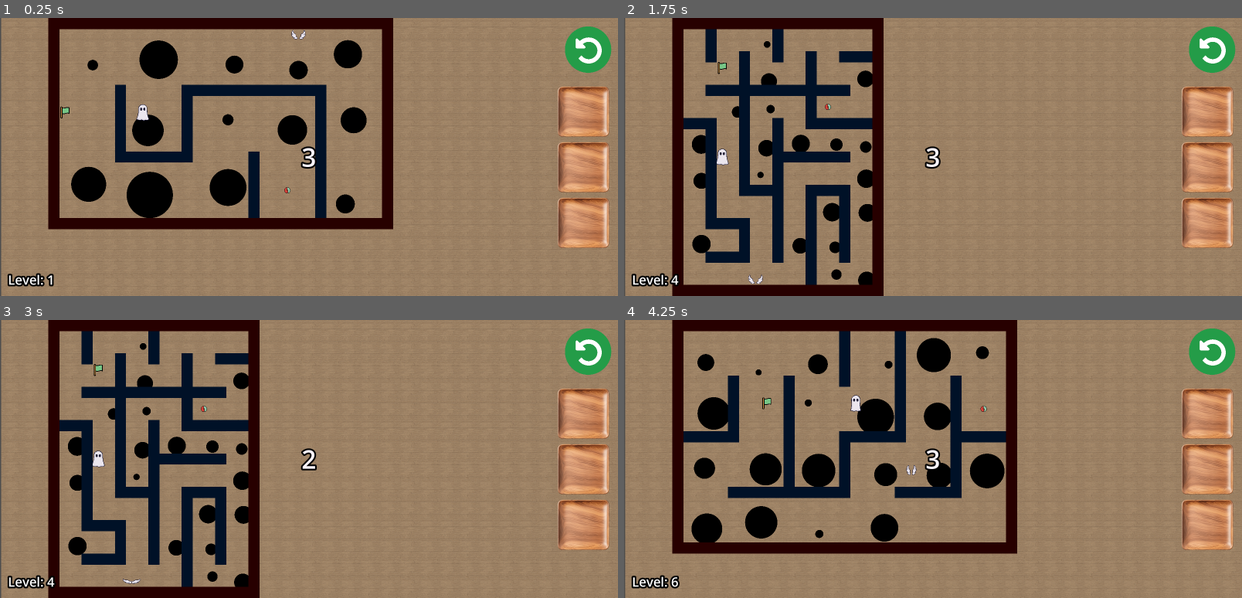
Above: before the commit, frames 1-4 (two rows, left to right).
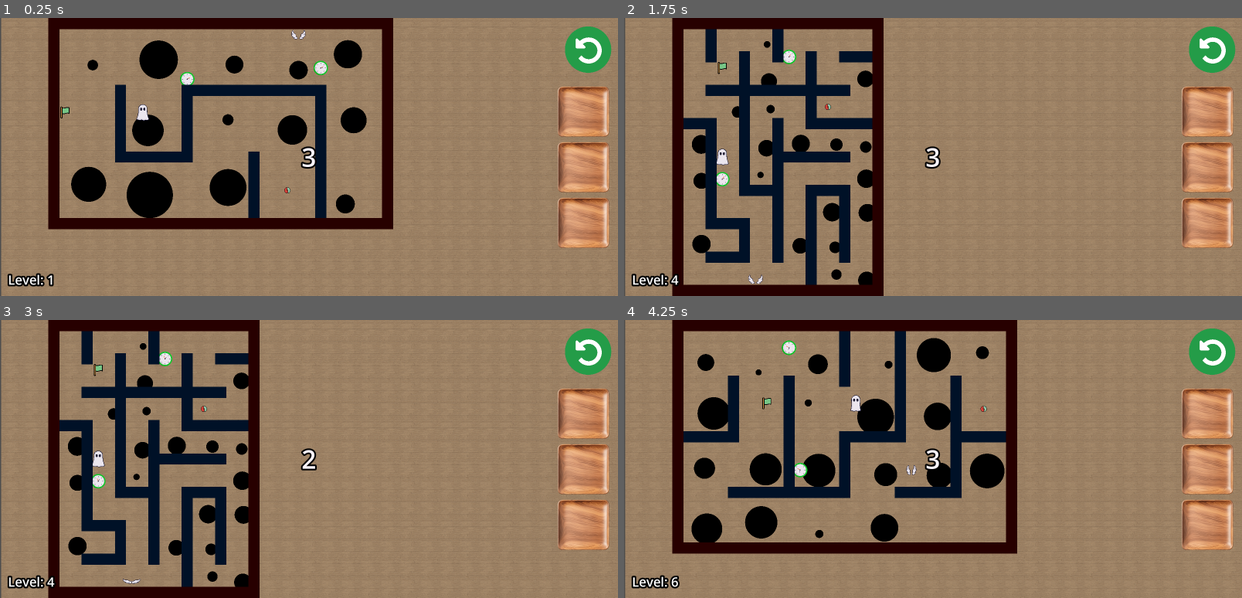
Above: after the commit, the same moments.

Repository: Herovero/GyroMaze
Game: Godot game, scene res://Scenes/main.tscn
The game is run twice, just before and just after one commit, with the same random seed, the same clock (stepped at 60 frames per second) and the same inputs.
Inputs:
- Up to frame 1 (0.25 s): no input
- Up to frame 2 (1.75 s): tap Enter (ui_accept) at 0.5, 0.77, 1.52 s; hold Right (ui_right) 0.53-1.28 s; hold Down (ui_down) from 1.28 s (still down)
- Up to frame 3 (3 s): release Down (ui_down) at 2.03 s; hold Right (ui_right) 2.03-2.78 s; hold Up (ui_up) from 2.78 s (still down)
- Up to frame 4 (4.25 s): tap Enter (ui_accept) at 3.02, 3.77 s; release Up (ui_up) at 3.53 s; hold Left (ui_left) from 3.53 s (still down)

The runs differ from the first frame. In frame 1, 0.2% of the frame differs, in the area x 29-54%, y 15-25%; in frame 2, 0.2%; in frame 3, 0.2%; in frame 4, 0.2%.

Commit message:
Added rng spawn for timer collectible

Diff:
--- a/Scenes/timer.tscn
+++ b/Scenes/collectible_timer.tscn
@@ -344,7 +344,7 @@
 scale = Vector2(0.3, 0.3)
 sprite_frames = SubResource("SpriteFrames_7es44")
 autoplay = "default"
-frame_progress = 0.76682836
+frame_progress = 0.24568936
 
 [node name="CollisionShape2D" type="CollisionShape2D" parent="."]
 shape = SubResource("CircleShape2D_a2df2")
--- a/Scenes/main.tscn
+++ b/Scenes/main.tscn
@@ -14,6 +14,7 @@
 [ext_resource type="PackedScene" uid="uid://ggicmeg7fv1h" path="res://Scenes/powerup_ghost.tscn" id="11_d1ilt"]
 [ext_resource type="PackedScene" uid="uid://bi5snb0ma00j1" path="res://Scenes/powerup_wing.tscn" id="12_6iyac"]
 [ext_resource type="Script" uid="uid://dcaxkqiax2bvs" path="res://Scripts/time_remaining.gd" id="12_jkdf5"]
+[ext_resource type="PackedScene" uid="uid://dvrl07d5fk8k7" path="res://Scenes/collectible_timer.tscn" id="15_wsu2k"]
 
 [node name="Node2D" type="Node2D"]
 
@@ -25,6 +26,7 @@
 hole_count = 20
 ghost_scene = ExtResource("11_d1ilt")
 wing_scene = ExtResource("12_6iyac")
+timer_scene = ExtResource("15_wsu2k")
 finish_scene = ExtResource("10_hptm8")
 
 [node name="Player" parent="." instance=ExtResource("1_bo1nx")]
--- a/Scripts/SignalBus.gd
+++ b/Scripts/SignalBus.gd
@@ -1,6 +1,11 @@
 extends Node
 
+# Level signals
 @warning_ignore("unused_signal")
 signal switch_level
 @warning_ignore("unused_signal")
 signal game_started
+
+# Timer signals
+@warning_ignore("unused_signal")
+signal add_time(amount)
--- a/Scripts/collectible_timer.gd
+++ b/Scripts/collectible_timer.gd
@@ -1,4 +1,6 @@
 extends Area2D
+
+@export var time_bonus: float = 30.0
 
 var player
 
@@ -12,4 +14,5 @@
 
 func _on_body_entered(body):
 	if body.is_in_group("Player"):
-		pass
+		SignalBus.emit_signal("add_time", time_bonus)
+		queue_free()
--- a/Scripts/mazegen3.gd
+++ b/Scripts/mazegen3.gd
@@ -35,6 +35,8 @@
 @export var ghost_scene: PackedScene
 @export var wing_scene: PackedScene
 
+@export var timer_scene: PackedScene
+
 @export var finish_scene: PackedScene
 var finish_grid_pos = Vector2i.ZERO
 
@@ -98,6 +100,7 @@
 	spawn_finish()
 	spawn_holes()
 	spawn_powerups()
+	spawn_timers()
 
 func clear_current_level():
 	# 1. Clear the TileMap
@@ -410,3 +413,53 @@
 				get_parent().call_deferred("add_child", new_item)
 
 				spawned_count += 1
+
+func spawn_timers() -> void:
+	if not timer_scene: return
+
+	var timers_to_spawn = 2
+	var spawned_count = 0
+	var attempts = 0
+	var timer_positions: Array[Vector2i] = [] # Local tracker to spread them out
+
+	while spawned_count < timers_to_spawn and attempts < 2000:
+		attempts += 1
+
+		var rand_x = randi() % map_width
+		var rand_y = randi() % map_height
+		var check_pos = Vector2i(rand_x, rand_y)
+
+		if Maze.get_cell_atlas_coords(check_pos) == tile_v:
+			# 1. Distance Checks
+			if Vector2(check_pos).distance_to(Vector2(maze_pos)) < 5: continue
+			if Vector2(check_pos).distance_to(Vector2(finish_grid_pos)) < 5: continue
+
+			# 2. Avoid Holes (Global Array)
+			var too_close_to_hole = false
+			for hole_pos in hole_positions:
+				if Vector2(check_pos).distance_to(Vector2(hole_pos)) < 2:
+					too_close_to_hole = true
+					break
+			if too_close_to_hole: continue
+
+			# 3. Avoid Other Timers
+			var too_close_to_timer = false
+			for t_pos in timer_positions:
+				if Vector2(check_pos).distance_to(Vector2(t_pos)) < 10:
+					too_close_to_timer = true
+					break
+			if too_close_to_timer: continue
+
+			# --- SPAWN ---
+			var new_timer = timer_scene.instantiate()
+
+			# IMPORTANT: Tag for cleanup so it deletes on level switch
+			new_timer.add_to_group("LevelTrash")
+
+			var center_offset = Vector2(effective_tile_size / 2, effective_tile_size / 2)
+			new_timer.position = (Vector2(check_pos) * effective_tile_size) + center_offset
+
+			get_parent().call_deferred("add_child", new_timer)
+
+			timer_positions.append(check_pos)
+			spawned_count += 1
--- a/Scripts/player.gd
+++ b/Scripts/player.gd
@@ -206,7 +206,6 @@
 		var button_node = slots[i]
 
 		if button_node.has_method("update_visuals"):
-			print("yes update visual")
 			button_node.update_visuals(type)
 
 func activate_ghost(charges: int):
--- a/Scripts/powerup_slot.gd
+++ b/Scripts/powerup_slot.gd
@@ -14,9 +14,9 @@
 	pass
 
 func update_visuals(type: String):
-	if not animation:
-		print("Error: AnimationPlayer not found on ", name)
-		return
+	#if not animation:
+		#print("Error: AnimationPlayer not found on ", name)
+		#return
 
 	# If the new type is the same as what we already have, DO NOTHING.
 	if type == current_type:
--- a/Scripts/time_remaining.gd
+++ b/Scripts/time_remaining.gd
@@ -2,9 +2,12 @@
 
 @onready var timer: Timer = $"../../Time_remaining"
 
+@export var max_time_limit: float = 180.0
+
 var player
 var has_game_started: bool = false
 var saved_time: float = 0.0
+var amount: float
 
 # Called when the node enters the scene tree for the first time.
 func _ready():
@@ -17,6 +20,7 @@
 
 	SignalBus.connect("game_started", _on_game_started)
 	SignalBus.connect("switch_level", _on_switch_level)
+	SignalBus.connect("add_time", _on_add_time)
 
 	#_on_switch_level()
 
@@ -50,3 +54,10 @@
 	visible = true
 	has_game_started = true
 	timer.start(saved_time)
+
+func _on_add_time(amount):
+	if not timer.is_stopped():
+		var current_time = timer.time_left
+		var new_time = min(current_time + amount, max_time_limit)
+		timer.start(new_time)
+		print_debug("Time Added! New time: ", new_time)
Not shown: 1 places in Scenes/main.tscn that only renumber resources
